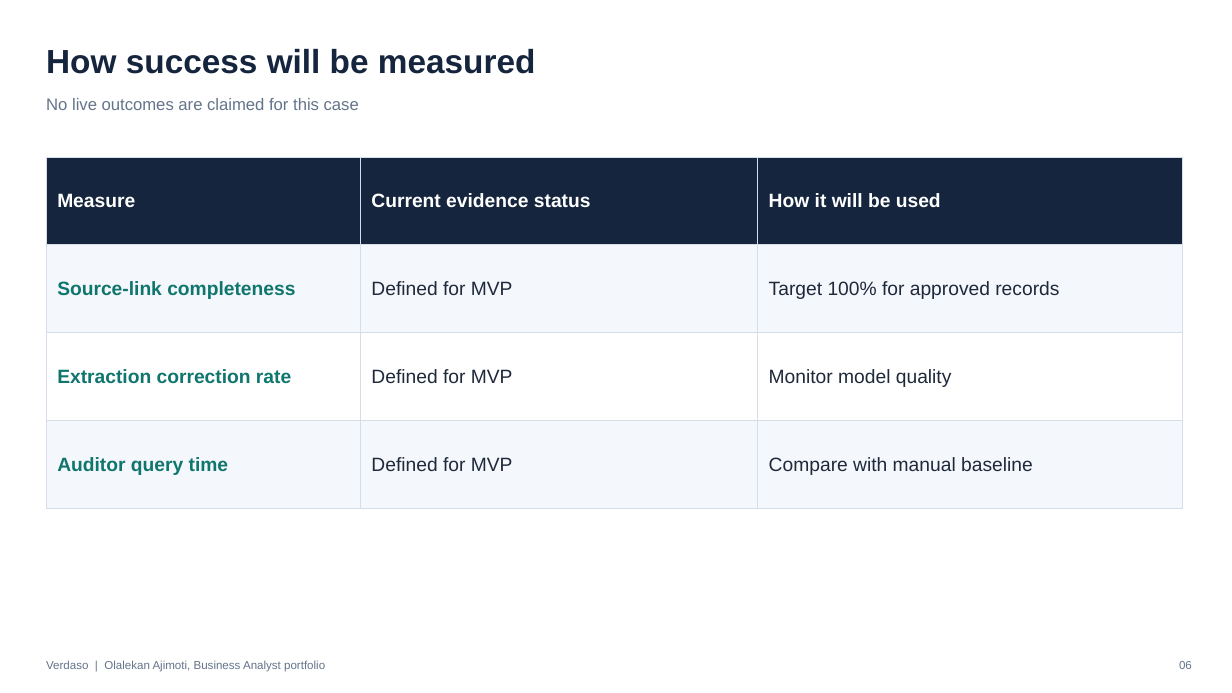
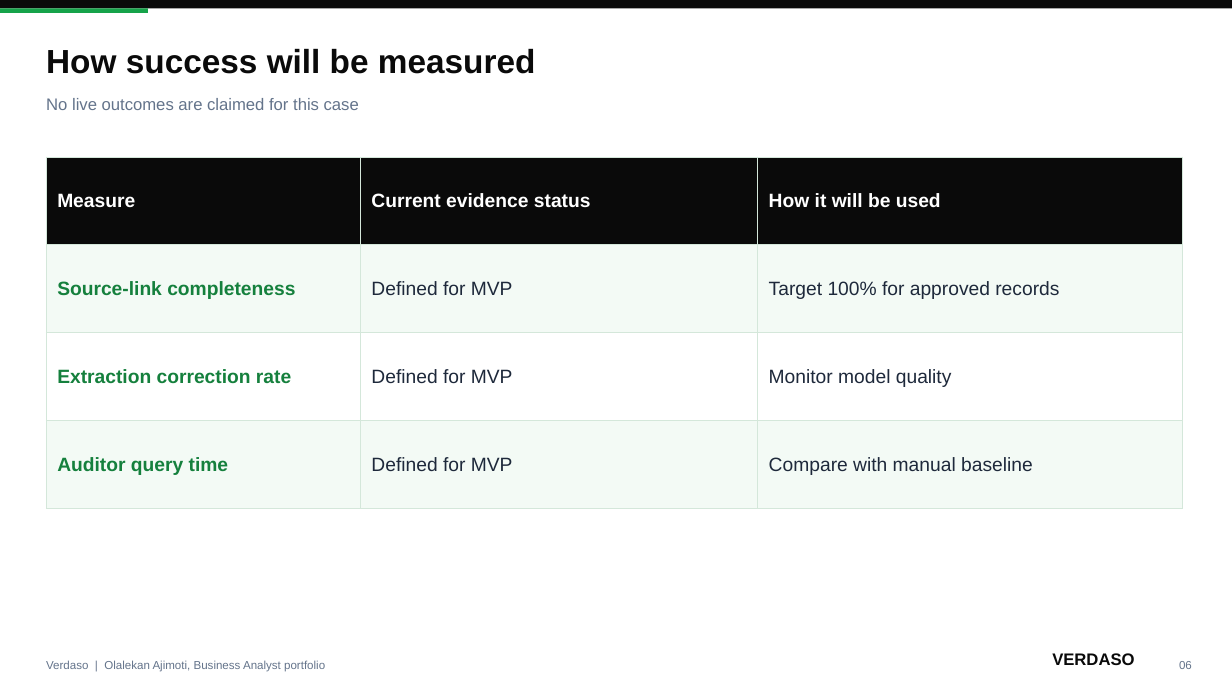
Before and after one commit to olalekanajimoti/business-analyst-portfolio, a slide deck: slide 6 of 02-product-case-studies/verdaso-esg-evidence/Deck/Executive_Deck.pptx. Drawn at 1232x693 pixels with LibreOffice and Linux fonts; fonts in the diff are those of the drawing. Boxes give left, top, right and bottom in pixels: in the first picture for what was removed or moved away, otherwise in the second. Text is boxed around its words. In the diff, an @@ line names an element or a change of style, - is before the commit and + after.

Commit message:
Brand executive decks for MyTicketSeller, Komfort Place Signature, NaijaFoodFestival, CONVVA and Verdaso
Each deck now uses its own palette, logo and title layout instead of the shared navy template.

```diff
--- a/02-product-case-studies/verdaso-esg-evidence/Deck/Executive_Deck.pptx
+++ b/02-product-case-studies/verdaso-esg-evidence/Deck/Executive_Deck.pptx
@@ rectangle added at (x1=0, y1=0, x2=1232, y2=8), fill #0A0A0A @@
@@ rectangle added at (x1=0, y1=8, x2=148, y2=13), fill #16A34A @@
@@ text "How success will be measured" at (x1=46, y1=48, x2=536, y2=74): text colour #15253D to #0A0A0A @@
@@ table at (x1=46, y1=157, x2=1183, y2=479) @@
@@ fill #15253D to #0A0A0A in row 1 @@
@@ fill #F4F7FB to #F3FAF5 in 6 cells @@
@@ text colour #0F766E to #15803D in "Source-link completeness", "Extraction correction rate", "Auditor query time" @@
@@ borders changed @@
@@ text added at (x1=1052, y1=653, x2=1134, y2=665), 13 pt, text #0A0A0A, bold @@
+VERDASO
```
Also in this commit, not shown: 6 other slides changed, 9 other files.
